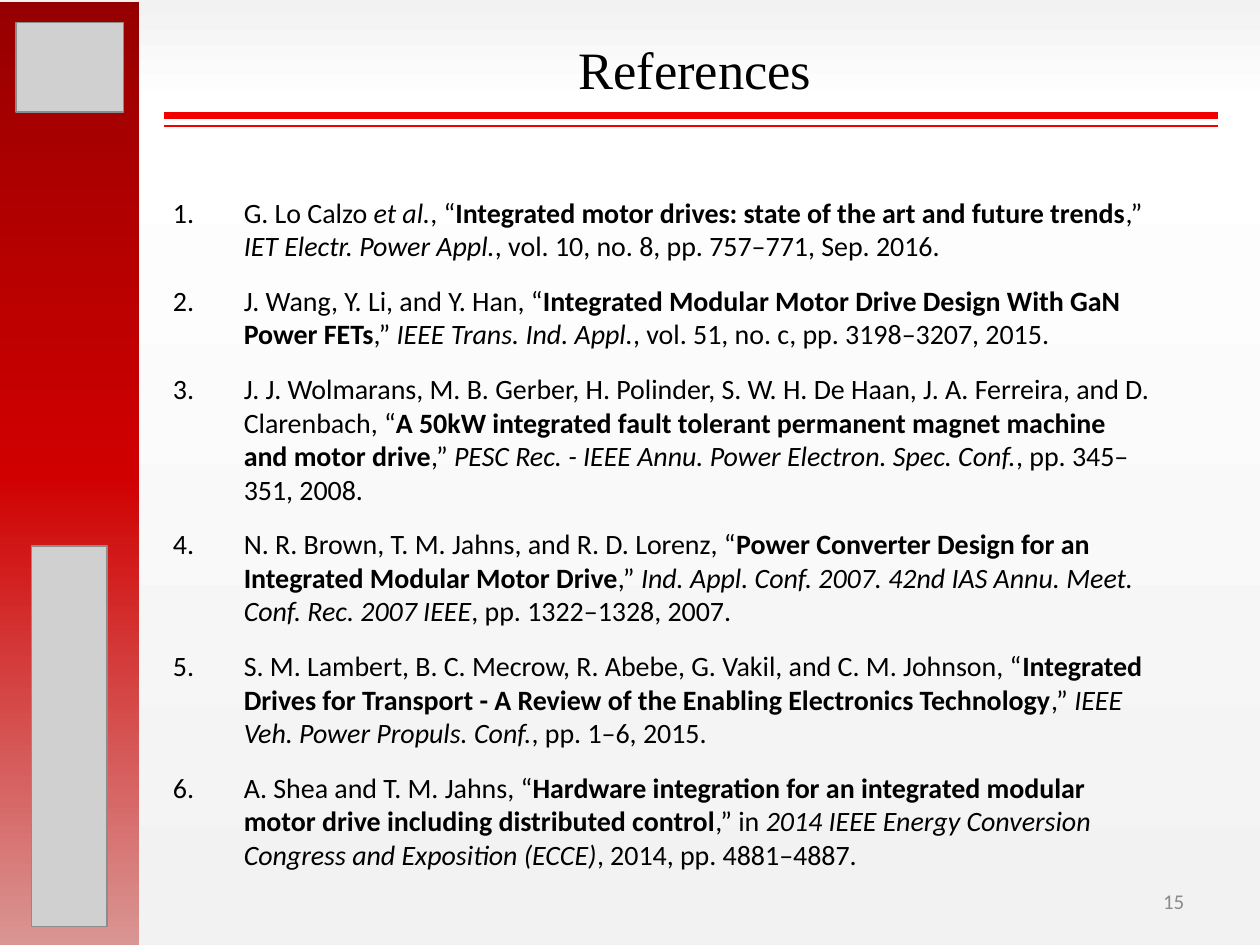
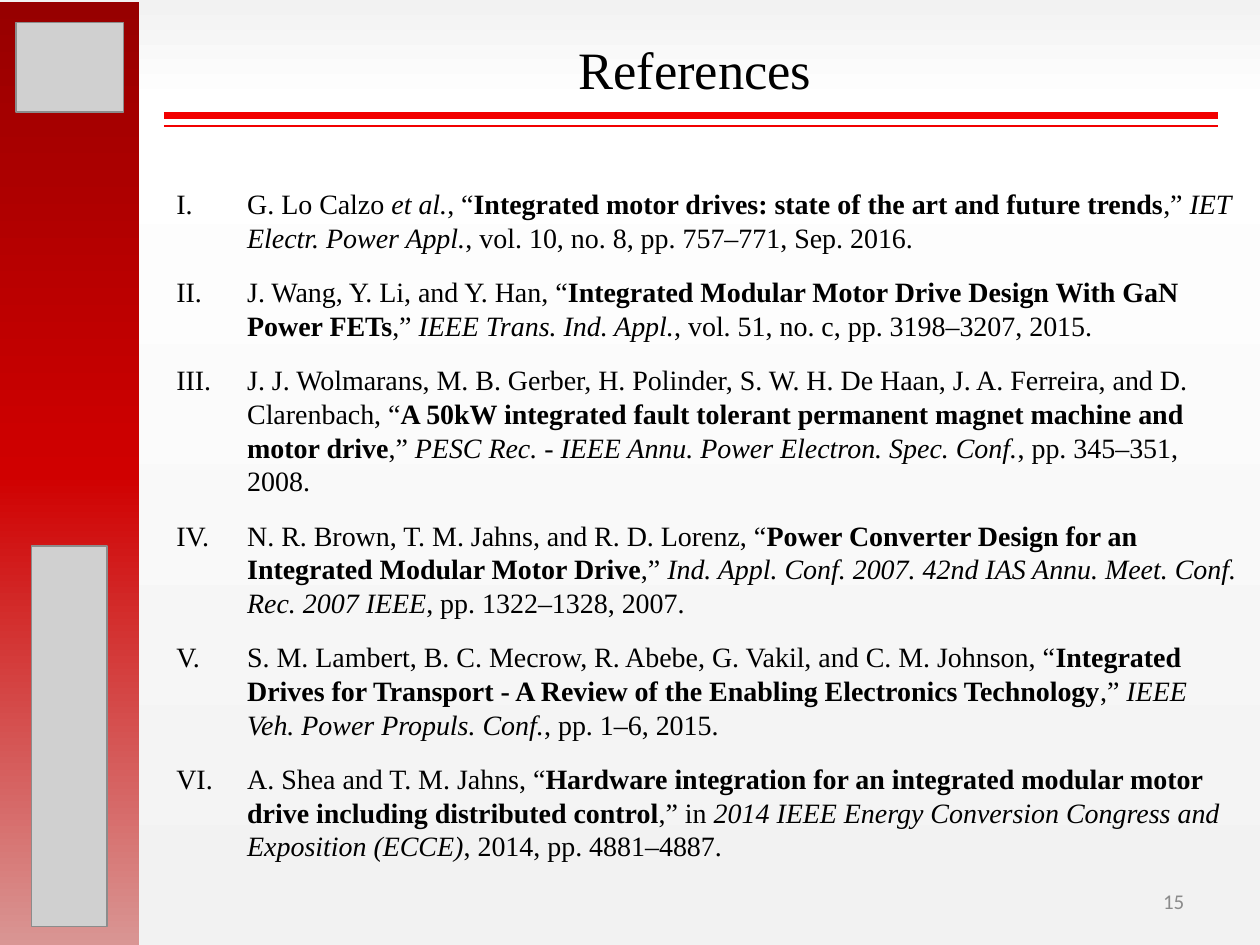
Before and after one commit to hakanpolat/IMMD, a slide deck: slide 15 of ISIE 2017/sunum/ISIE2017_OralPres_Mesut_Uğur.pptx. Drawn at 1260x945 pixels with LibreOffice and Linux fonts; fonts in the diff are those of the drawing; grey boxes stand for pictures. Boxes give left, top, right and bottom in pixels: in the first picture for what was removed or moved away, otherwise in the second. Text is boxed around its words. In the diff, an @@ line names an element or a change of style, - is before the commit and + after.

```diff
--- a/ISIE 2017/sunum/ISIE2017_OralPres_Mesut_Uğur.pptx
+++ b/ISIE 2017/sunum/ISIE2017_OralPres_Mesut_Uğur.pptx
@@ text "G. Lo Calzo et al., ...": place and size @@
-text "G. Lo Calzo et al., ..." at bbox=[244, 203, 1149, 870]
+text "G. Lo Calzo et al., ..." at bbox=[247, 194, 1236, 862]
@@ text "G. Lo Calzo et al., ..." at bbox=[247, 194, 1236, 862]: font Calibri to Times New Roman; bullet 1. to I. @@
```
Also in this commit, not shown: 1 other slide changed, 1 slide added, 1 slide removed, 2 other files.
